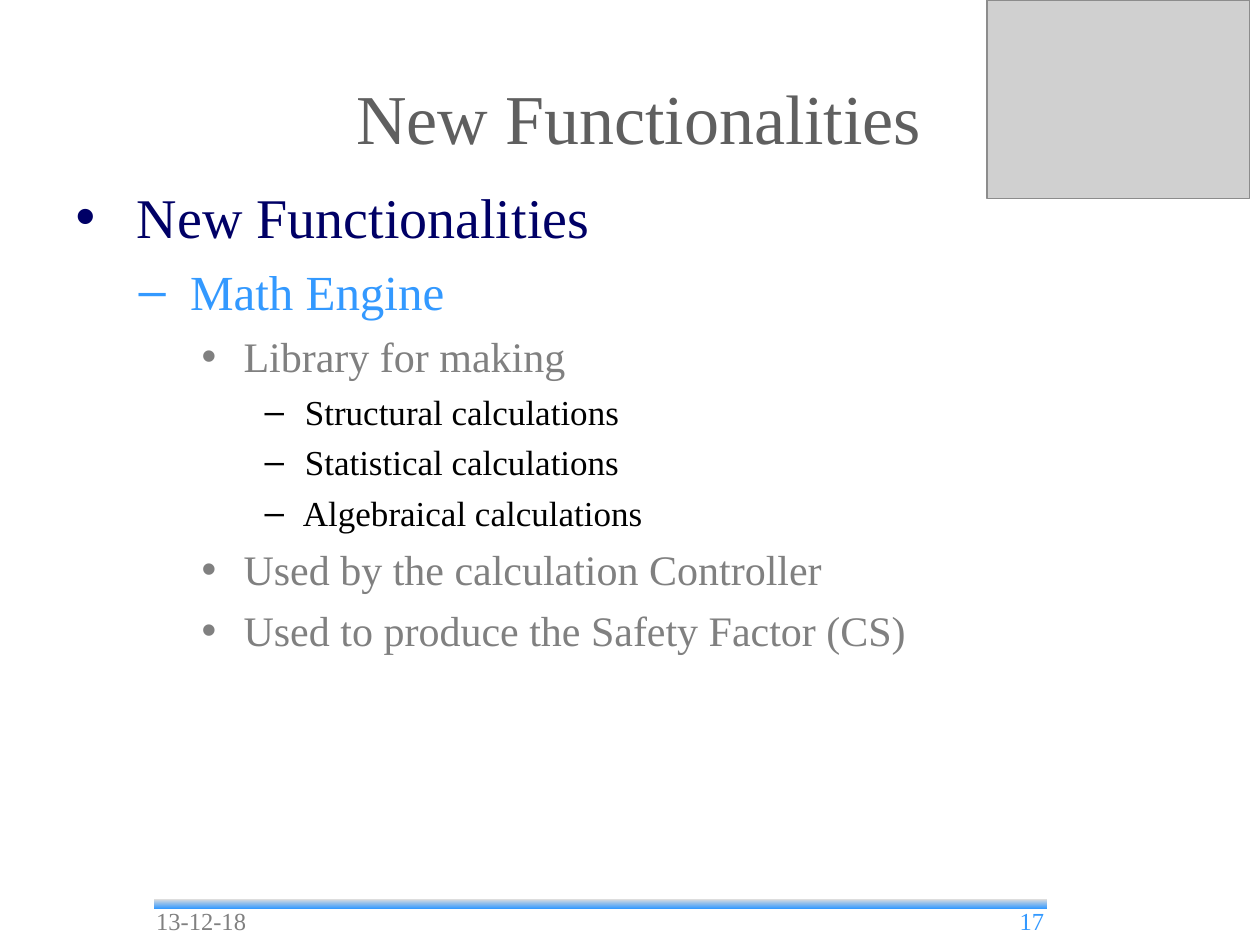
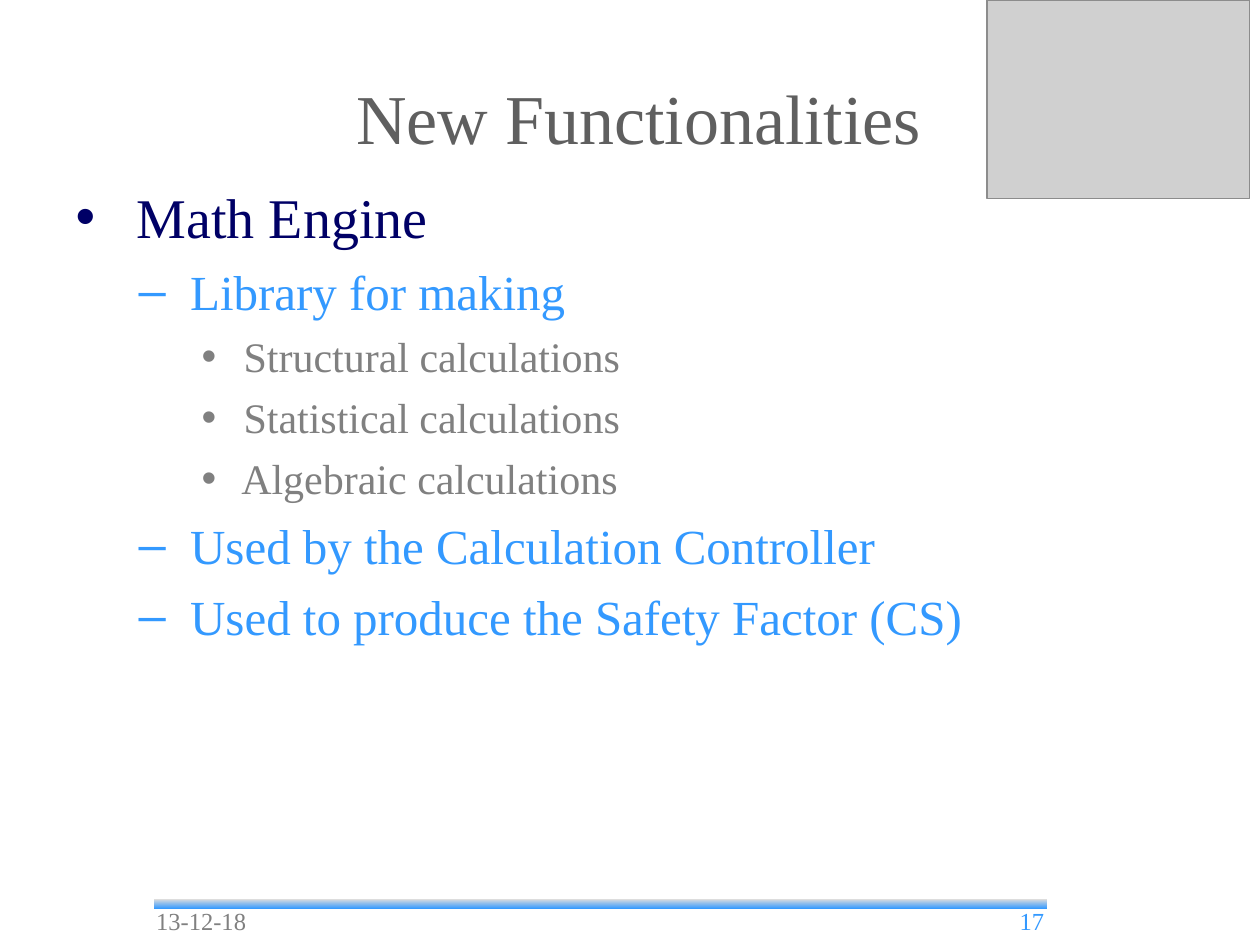
Before and after one commit to andrea-bottoli/DSD, a slide deck: slide 17 of Documentation/Presentations/Beta_Prototype.odp. Drawn at 1260x945 pixels with LibreOffice and Linux fonts; fonts in the diff are those of the drawing; grey boxes stand for pictures; background and template pictures are left out. Boxes give left, top, right and bottom in pixels: in the first picture for what was removed or moved away, otherwise in the second. Text is boxed around its words. In the diff, an @@ line names an element or a change of style, - is before the commit and + after.

```diff
--- a/Documentation/Presentations/Beta_Prototype.odp
+++ b/Documentation/Presentations/Beta_Prototype.odp
@@ text at <box>137,199,590,239</box>: paragraph removed @@
-• New Functionalities
@@ text at <box>137,199,961,645</box>: size 28 to 32 pt, text colour #3399FF to #000066 in "Math Engine"; size 24 to 28 pt, text colour #808080 to #3399FF in "Library for making", "Used to produce the Safety Factor (CS)"; size 20 to 24 pt, text colour #000000 to #808080 in "Structural calculations", "Statistical calculations"; bullet – to •; list level 2 to 1 in "Math Engine"; bullet colour #3399FF to #000066; bullet • to –; list level 3 to 2 in "Library for making"; bullet colour #808080 to #3399FF; list level 4 to 3 in "Structural calculations"; bullet colour #000000 to #808080; list level 4 to 3 in "Statistical calculations"; list level 3 to 2 in "Used to produce the Safety ..." @@
@@ text at <box>190,465,875,574</box>: text changed; size 24 to 28 pt; text colour #808080 to #3399FF @@
-      – Algebraical calculations
-    • Used by the calculation Controller
+    • Algebraic calculations
+  – Used by the Calculation Controller
```
Also in this commit, not shown: 13 other slides changed, 1 other file.
